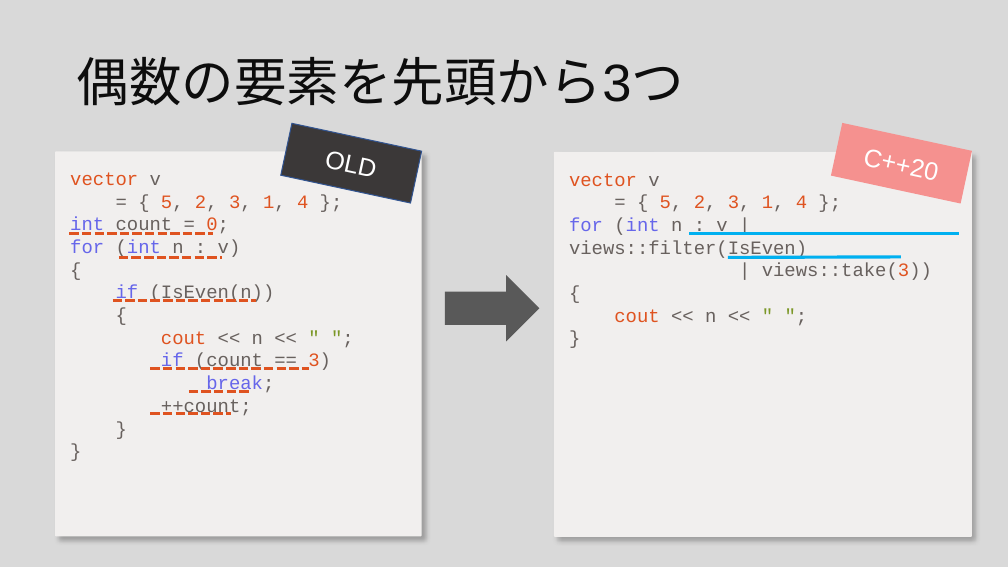
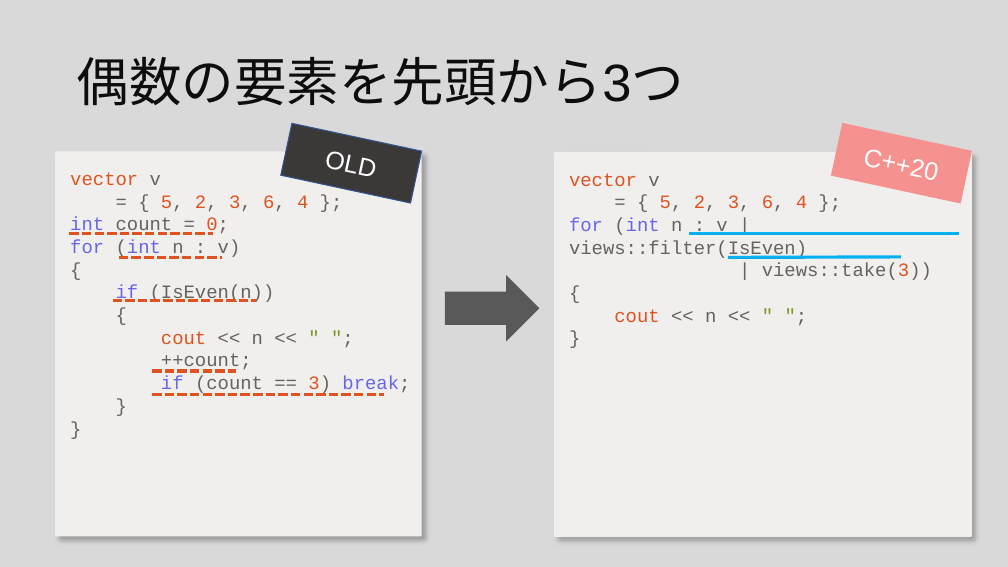
Before and after one commit to tomolatoon/Siv3D_Events, a slide deck: slide 5 of 2022_03_28/2022-3-28 - C++とRange - Siv3D勉強会.pptx. Drawn at 1008x567 pixels with LibreOffice and Linux fonts; fonts in the diff are those of the drawing. Boxes give left, top, right and bottom in pixels: in the first picture for what was removed or moved away, otherwise in the second. Text is boxed around its words. In the diff, an @@ line names an element or a change of style, - is before the commit and + after.

```diff
--- a/2022_03_28/2022-3-28 - C++とRange - Siv3D勉強会.pptx
+++ b/2022_03_28/2022-3-28 - C++とRange - Siv3D勉強会.pptx
@@ text in rounded rectangle at (x1=161, y1=195, x2=308, y2=212): text changed @@
-= { 5, 2, 3, 1, 4 };
+= { 5, 2, 3, 6, 4 };
@@ text in rounded rectangle at (x1=660, y1=195, x2=807, y2=211): text changed @@
-= { 5, 2, 3, 1, 4 };
+= { 5, 2, 3, 6, 4 };
@@ text in rounded rectangle at (x1=161, y1=331, x2=410, y2=395): text changed @@
-{
-cout << n << " ";
-if (count == 3)
-break;
-++count;
-}
-}
+{
+cout << n << " ";
+++count;
+if (count == 3) break;
+}
+}
@@ line moved from (150, 414) - (231, 414) to (152, 371) - (236, 371) @@
@@ line moved from (150, 368) - (309, 368) to (152, 395) - (384, 395) @@
@@ line removed from (189, 392) to (250, 392) @@
```
Also in this commit, not shown: 1 other file.
